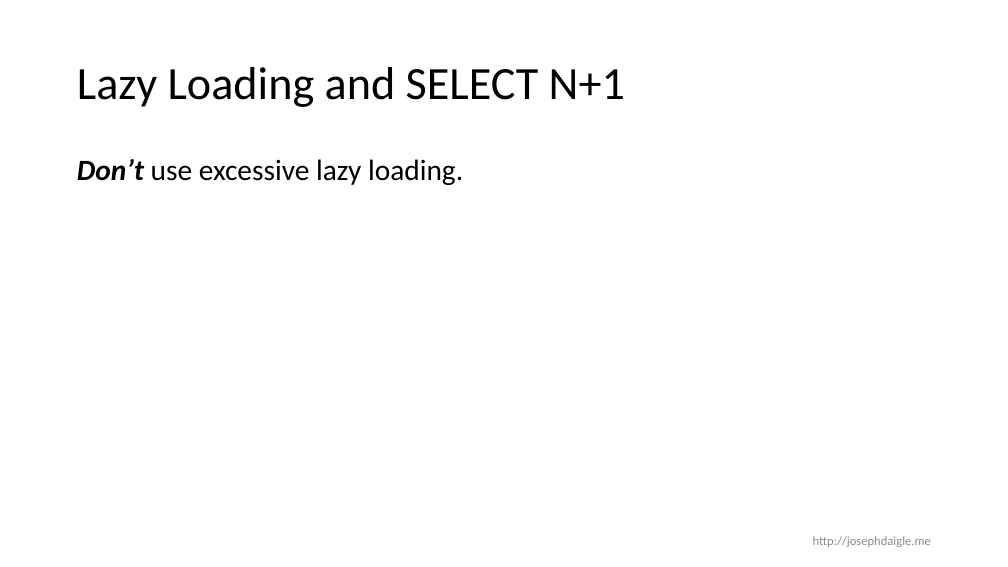
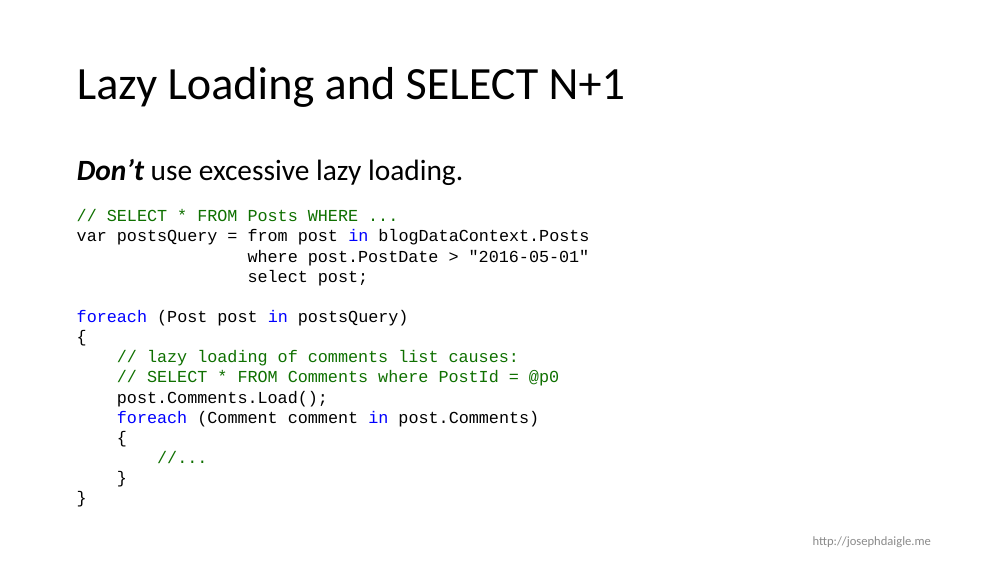
Before and after one commit to jdaigle/talks, a slide deck: slide 9 of DataAccessForPerfJunkies/DataAccessForPerJunkies.pptx (slide 8 before the commit). Drawn at 1008x567 pixels with LibreOffice and Linux fonts; fonts in the diff are those of the drawing. Boxes give left, top, right and bottom in pixels: in the first picture for what was removed or moved away, otherwise in the second. Text is boxed around its words. In the diff, an @@ line names an element or a change of style, - is before the commit and + after.

```diff
--- a/DataAccessForPerfJunkies/DataAccessForPerJunkies.pptx
+++ b/DataAccessForPerfJunkies/DataAccessForPerJunkies.pptx
@@ text added at <box>77,209,590,427</box>, 16 pt, text #000000 @@
+// SELECT * FROM Posts WHERE ...
+var postsQuery = from post in blogDataContext.Posts
+where post.PostDate > "2016-05-01"
+select post;
+foreach (Post post in postsQuery)
+{
+// lazy loading of comments list causes:
+// SELECT * FROM Comments where PostId = @p0
+post.Comments.Load();
+foreach (Comment comment in post.Comments)
+{
+//...
+}
+}
```
Also in this commit, not shown: 14 other slides changed, 1 slide added.
